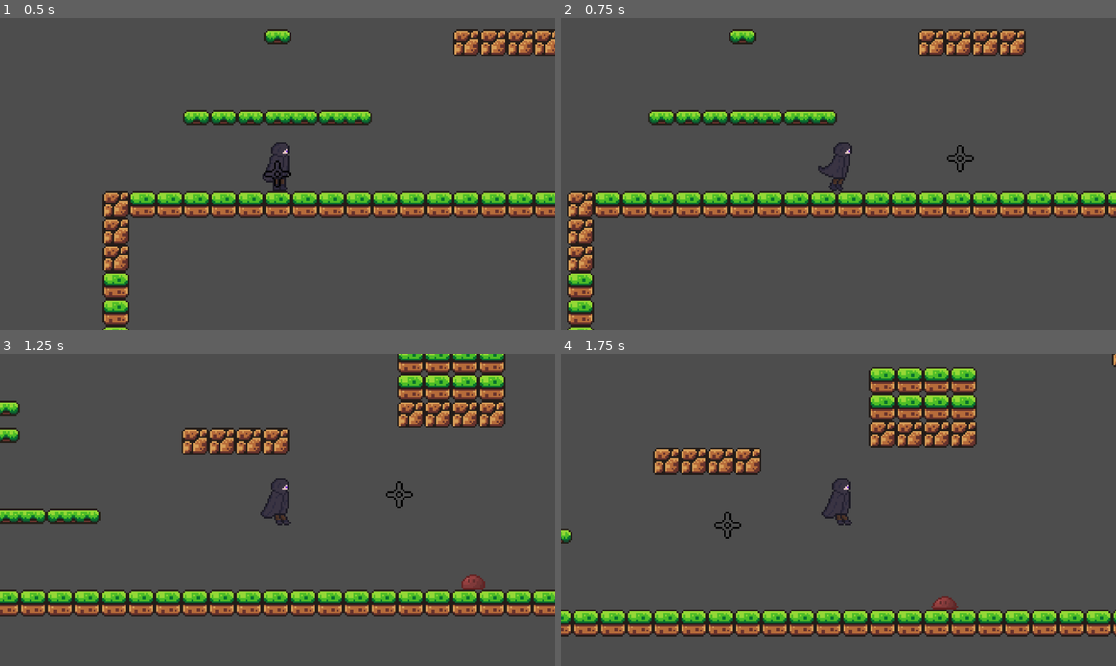
Above: before the commit, frames 1-4 (two rows, left to right).
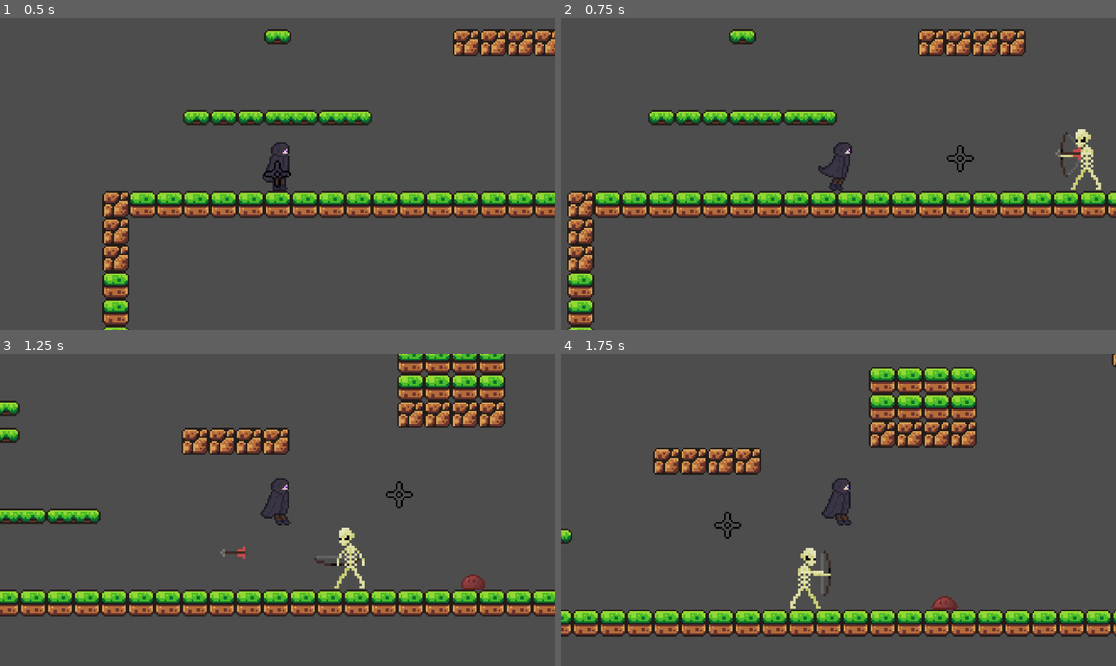
Above: after the commit, the same moments.

Repository: acook73/Project-7
Game: Godot game, scene res://scenes/game.tscn
Two runs of this game, one before a commit and one after it. Both use one fixed random seed, a clock stepped at 60 frames per second and the inputs below.
Inputs (mouse positions are in pixels of both pictures, inside the frame that each line leads up to):
- Up to frame 1 (0.5 s): no input
- Up to frame 2 (0.75 s): tap Enter at 0.5 s; move the mouse to (960, 158) at 0.52 s; hold D (right) from 0.53 s (still down); tap Shift (dash) at 0.6 s
- Up to frame 3 (1.25 s): keep holding D (right); tap Space (jump) at 0.77 s
- Up to frame 4 (1.75 s): keep holding D (right); move the mouse to (727, 525) at 1.27 s; right-click (727, 525) at 1.35 s; tap Space (jump) at 1.52 s

Frame 1 is identical in both runs. In frame 2, 0.5% of the frame differs, in the area x 89-98%, y 35-56%; in frame 3, 0.5%, in the area x 39-66%, y 55-76%; in frame 4, 0.5%.

Commit message:
skeleton animation fix

Diff:
--- a/scenes/game.tscn
+++ b/scenes/game.tscn
@@ -6,6 +6,7 @@
 [ext_resource type="Texture2D" uid="uid://dnb14ox0cy0de" path="res://assets/Cursor/Cursor.png" id="4_lbhrr"]
 [ext_resource type="Script" uid="uid://47daoa3em67h" path="res://scripts/pointer.gd" id="5_iywne"]
 [ext_resource type="PackedScene" uid="uid://be5hno0j7qque" path="res://scenes/slime.tscn" id="6_p57ef"]
+[ext_resource type="PackedScene" uid="uid://80wnmousun1i" path="res://scenes/skeleton.tscn" id="7_u5sy4"]
 
 [sub_resource type="TileSetAtlasSource" id="TileSetAtlasSource_lnu2h"]
 texture = ExtResource("2_yqjtg")
@@ -217,3 +218,6 @@
 
 [node name="Slime" parent="." instance=ExtResource("6_p57ef")]
 position = Vector2(302, -10)
+
+[node name="Skeleton" parent="." instance=ExtResource("7_u5sy4")]
+position = Vector2(227, -1)
--- a/scripts/skeleton.gd
+++ b/scripts/skeleton.gd
@@ -35,23 +35,16 @@
 	doGravity(delta)
 	if (is_on_floor()):
 		velocity.y = 0
-	else:
-		airborne = true
-	#if (is_on_floor() and airborne):
-		#$AnimatedSprite2D.offset.y = -4
-		#$AnimatedSprite2D.play("land")
-		#await get_tree().create_timer(.5).timeout
-		#airborne = false
 	if (playerChase):
+		#sprite flipping
 		if(player.position.x-position.x < 0):
 			direction = -1
 			animated_sprite.flip_h = false
 		else:
 			direction = 1
 			animated_sprite.flip_h = true
-		if ($shootDelay.is_stopped()):
-			slashDelayPlayed = false
 
+		#decides whether to shoot an arrow
 		if (abs(player.position.x-position.x) < 250 and abs(player.position.y-position.y) < 40):
 			velocity.x = move_toward(velocity.x, 0, SPEED)
 			if ($shootDelay.is_stopped()):
@@ -63,17 +56,17 @@
 				arrow.position.x = position.x + 11*direction
 				arrow.position.y = position.y - 20
 				arrow.direction = direction
-			slashDelayPlayed = true
-		elif (abs(player.position.x-position.x) < 150 and abs(player.position.y-position.y) > 40):
+		#out of range (y-axis)
+		elif (abs(player.position.x-position.x) < 150 and abs(player.position.y-position.y) > 40 and $shootDelay.is_stopped()):
 			velocity.x = move_toward(velocity.x, 0, SPEED)
 			$AnimatedSprite2D.play("idle")
-		else:
+		#out of range but still in visual range
+		elif ($shootDelay.is_stopped()):
 			chase(direction)
 
 
-
+	#no sight of player
 	else:
-		#$AnimatedSprite2D.offset.y = -4
 		$AnimatedSprite2D.play("idle")
 	move_and_slide()
 
Not shown: 1 places in scenes/arrow.tscn that only renumber resources
Not shown: 1 places in scenes/game.tscn that only renumber resources
